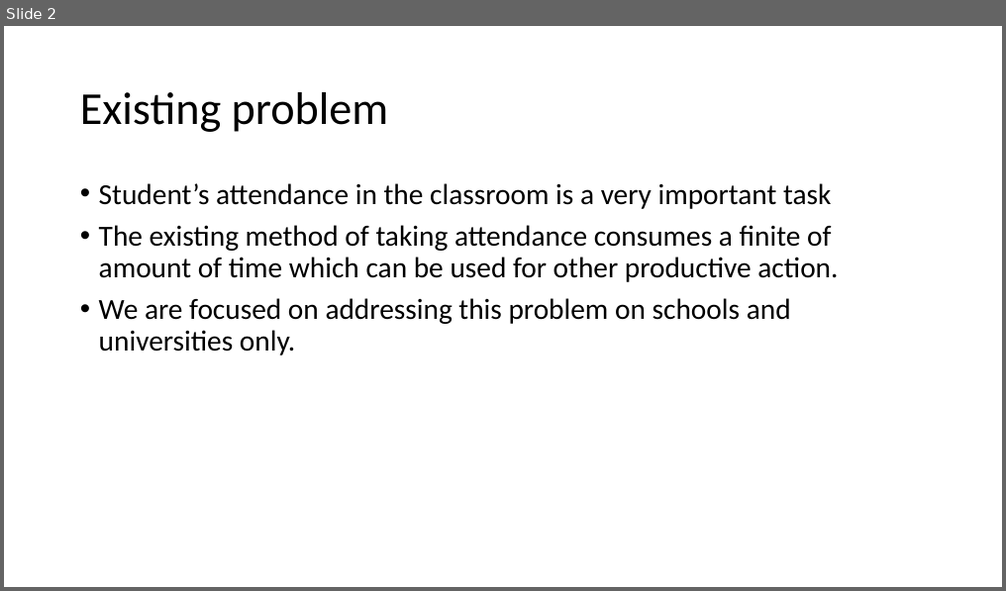
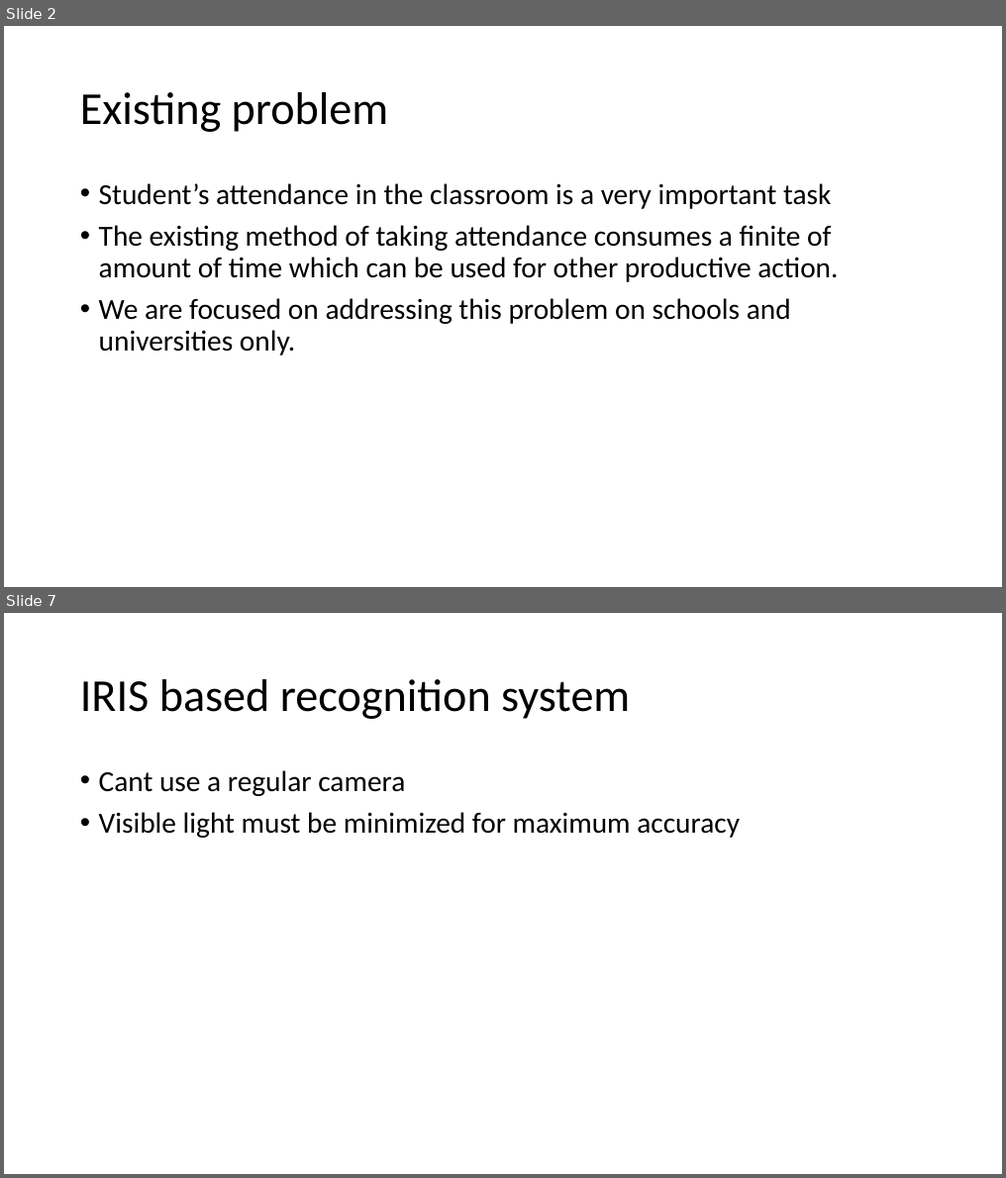
Before and after one commit to Chandru-crypted/Attendance_system_using_facial_recognition, a slide deck: Problem statement.pptx. Shown one above the other, each under a label of ours: slide 2 before the commit, slides 2 and 7 after it; the slides between them are not shown. The pictures are 1006x591 and 1006x1178 pixels, drawn with LibreOffice and Linux fonts; fonts in the diff are those of the drawing. Boxes give left, top, right and bottom in pixels: in the first picture for what was removed or moved away, otherwise in the second. Text is boxed around its words. In the diff, an @@ line names an element or a change of style, - is before the commit and + after.

```diff
--- a/Problem statement.pptx
+++ b/Problem statement.pptx
@@ slide 7 added at [4,613,1002,1174], background #FFFFFF @@
@@ title added at [80,679,630,719], 44 pt, text #000000 @@
+IRIS based recognition system
@@ text added at [99,770,740,838], 28 pt, text #000000 @@
+• Cant use a regular camera
+• Visible light must be minimized for maximum accuracy
```
Also in this commit, not shown: 2 slides changed, 4 other slides added.
